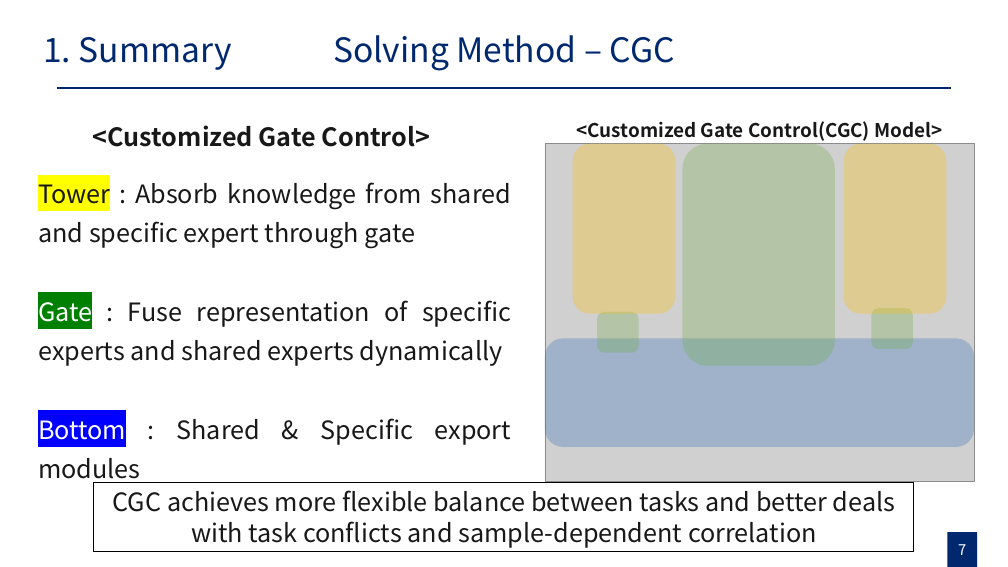
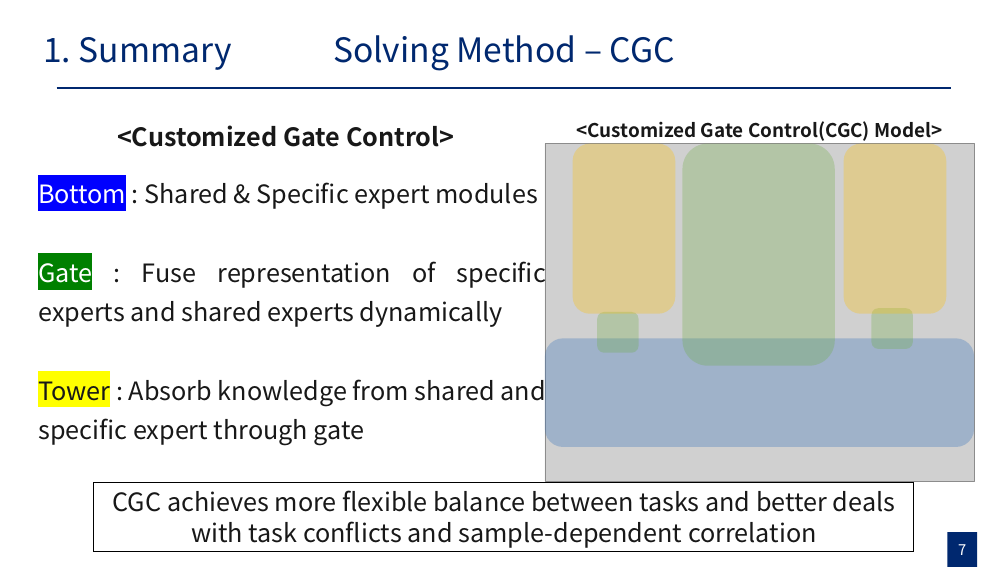
Before and after one commit to gusrn0505/TIL, a slide deck: slide 7 of [PPTPLUG]PP-151/RecSys 발표 자료 준비.pptx. Drawn at 1008x567 pixels with LibreOffice and Linux fonts; fonts in the diff are those of the drawing; grey boxes stand for pictures. Boxes give left, top, right and bottom in pixels: in the first picture for what was removed or moved away, otherwise in the second. Text is boxed around its words. In the diff, an @@ line names an element or a change of style, - is before the commit and + after.

```diff
--- a/[PPTPLUG]PP-151/RecSys 발표 자료 준비.pptx
+++ b/[PPTPLUG]PP-151/RecSys 발표 자료 준비.pptx
@@ text "<Customized Gate Control>": place and size @@
-text "<Customized Gate Control>" at [93, 125, 430, 147]
+text "<Customized Gate Control>" at [117, 125, 454, 147]
@@ text at [38, 182, 546, 327]: paragraphs added @@
+Bottom : Shared & Specific expert modules
+Gate : Fuse representation of specific experts and shared experts dynamically
@@ text at [38, 300, 512, 485]: paragraphs removed @@
-Gate : Fuse representation of specific experts and shared experts dynamically
-Bottom : Shared & Specific export modules
```
Also in this commit, not shown: 11 other slides changed, 9 slides added, 16 slides removed.
